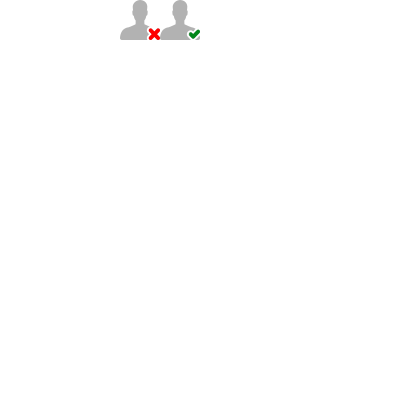
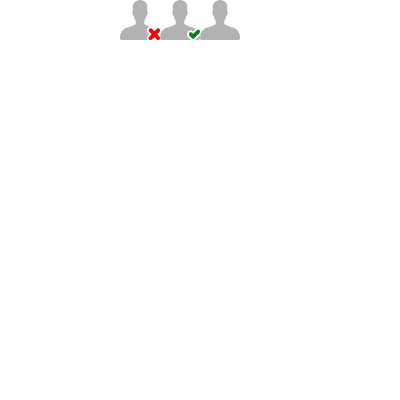
Revision of a layered 400 x 400 image; what changed, layer by layer:
added layer "USER copy" above "User OK" over [200, 0, 240, 40]
